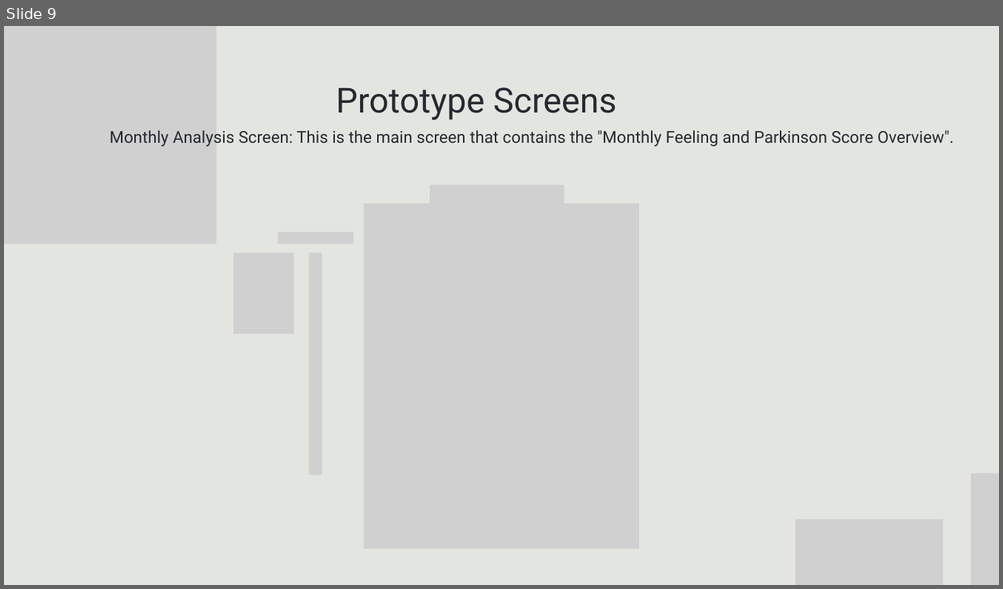
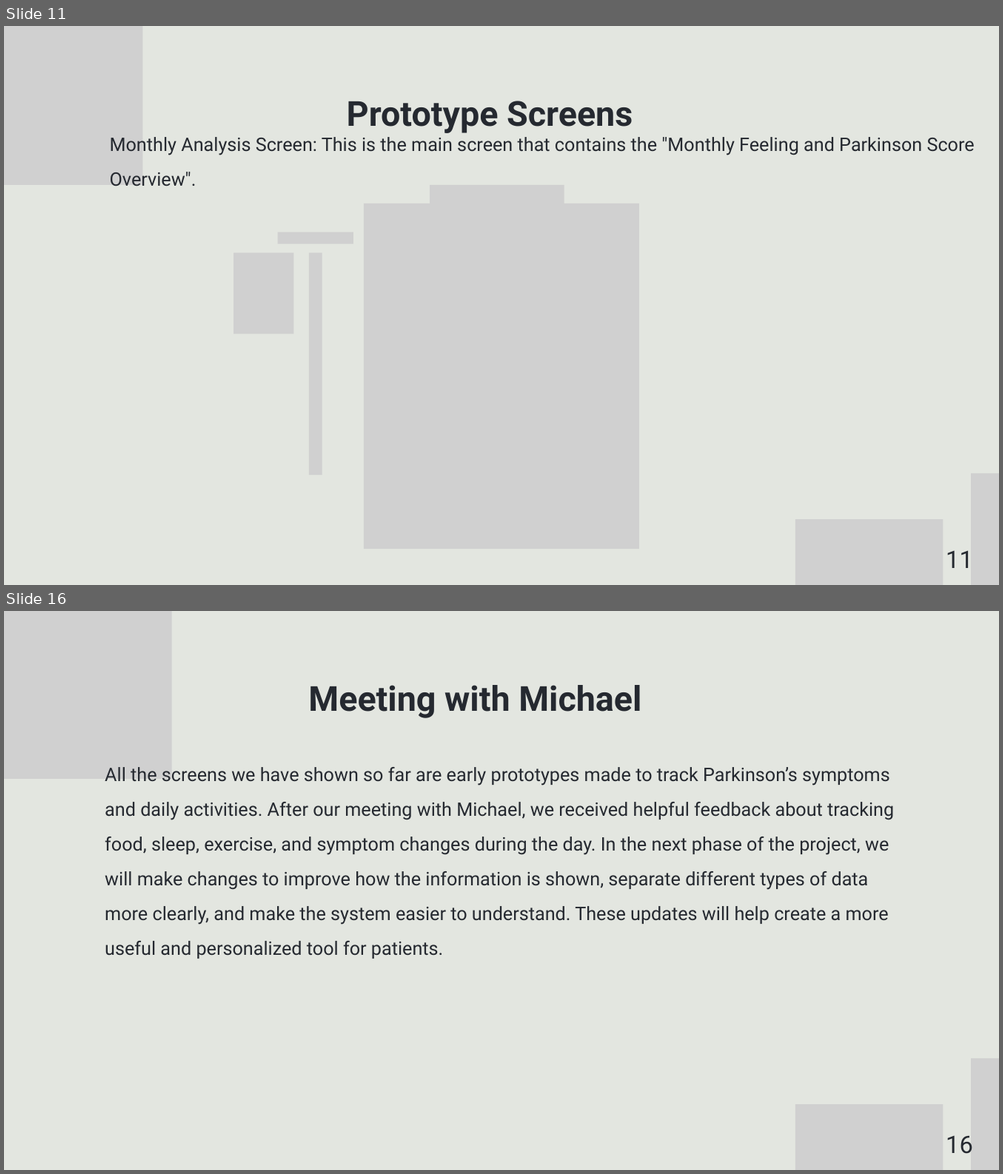
Before and after one commit to OmerFatal/FinalProject_Parkinson-s_Visualization, a slide deck: Capstone Project Phase 1 -Presentation.pptx. Shown one above the other, each under a label of ours: slide 9 before the commit, slides 11 and 16 after it; the slides between them are not shown. The pictures are 1003x589 and 1003x1174 pixels, drawn with LibreOffice and Linux fonts; fonts in the diff are those of the drawing; grey boxes stand for pictures. Boxes give left, top, right and bottom in pixels: in the first picture for what was removed or moved away, otherwise in the second. Text is boxed around its words. In the diff, an @@ line names an element or a change of style, - is before the commit and + after.

Commit message:
Updated Final Project Parkinson Omer Tanya

```diff
--- a/Capstone Project Phase 1 -Presentation.pptx
+++ b/Capstone Project Phase 1 -Presentation.pptx
@@ slide 16 added at (4, 611, 999, 1170), background #E3E6E0 @@
@@ picture added at (4, 611, 172, 779) @@
@@ text added at (308, 685, 641, 718), 50 pt, text #252930, bold @@
+Meeting with Michael
@@ text added at (105, 767, 893, 959), 27 pt, text #252930 @@
+All the screens we have shown so far are early prototypes made to track Parkinson’s symptoms and daily activities. After our meeting with Michael, we received helpful feedback about tracking food, sleep, exercise, and symptom changes during the day. In the next phase of the project, we will make changes to improve how the information is shown, separate different types of data more clearly, and make the system easier to understand. These updates will help create a more useful and personalized tool for patients.
@@ picture added at (970, 1059, 999, 1170) @@
@@ picture added at (794, 1105, 942, 1170) @@
@@ text added at (945, 1136, 973, 1154), 35 pt, text #252930 @@
+16
@@ what was slide 9 is now slide 11 @@
@@ slide 11 changed as well @@
@@ picture removed at (4, 26, 216, 244) @@
@@ picture added at (4, 26, 142, 185) @@
@@ text "Prototype Screens": place and size @@
-text "Prototype Screens" at (336, 87, 617, 120)
+text "Prototype Screens" at (347, 101, 632, 133)
@@ text "Prototype Screens" at (347, 101, 632, 133): bold on; line spacing 100pt to 2 @@
@@ text "Monthly Analysis Screen: This is ..." at (110, 137, 974, 187): size 23.8 to 27 pt; line spacing 36.9pt to 1.55 @@
@@ text added at (945, 551, 973, 568), 35 pt, text #252930 @@
+11
```
Also in this commit, not shown: 15 other slides changed, 3 other slides added, 1 slide removed.
